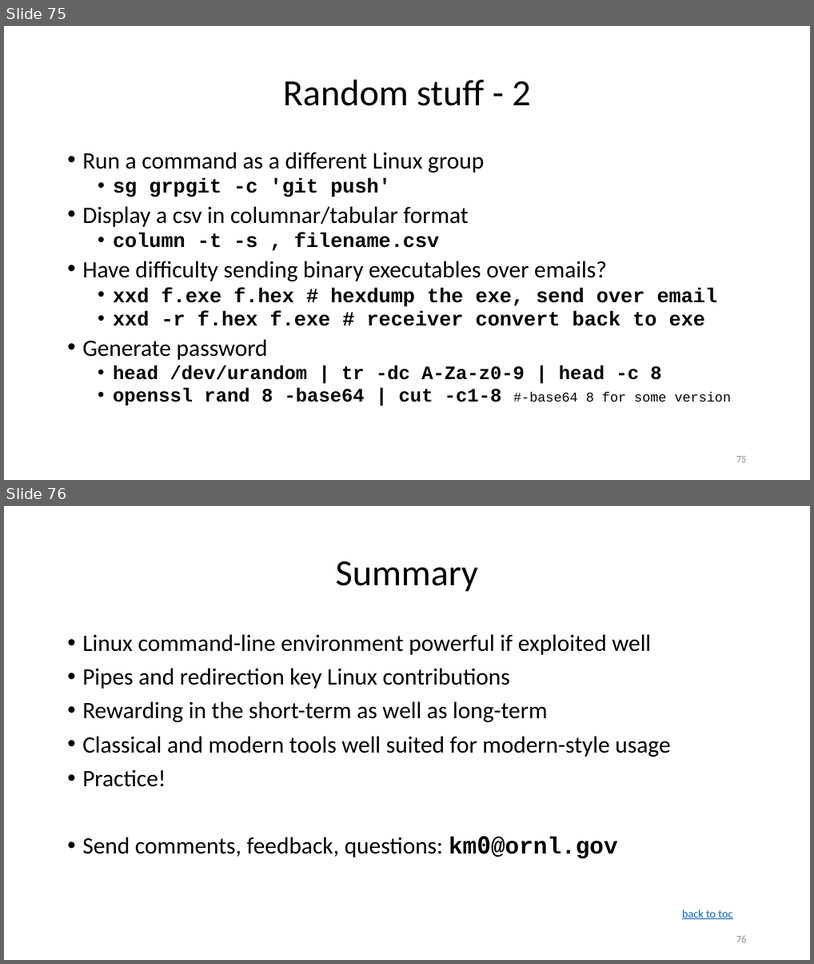
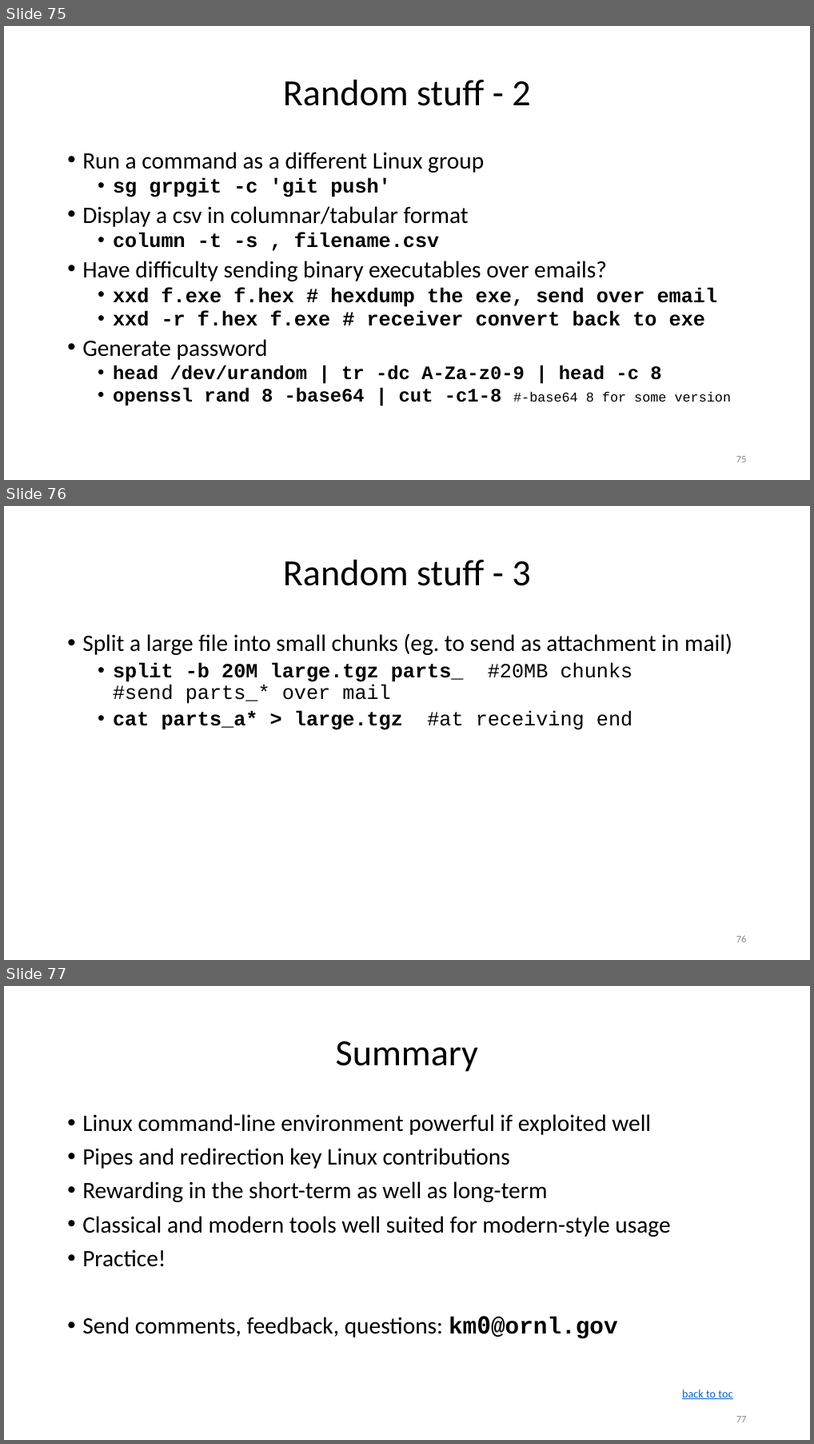
Before and after one commit to ketancmaheshwari/lisa19, a slide deck: lpt_LISA.pptx. Shown one above the other, each under a label of ours: slides 75 and 76 before the commit, slides 75, 76 and 77 after it. The pictures are 814x964 and 814x1444 pixels, drawn with LibreOffice and Linux fonts; fonts in the diff are those of the drawing. Boxes give left, top, right and bottom in pixels: in the first picture for what was removed or moved away, otherwise in the second. Text is boxed around its words. In the diff, an @@ line names an element or a change of style, - is before the commit and + after.

Commit message:
Adding the split command

```diff
--- a/lpt_LISA.pptx
+++ b/lpt_LISA.pptx
@@ slide 76 added at (x1=4, y1=506, x2=810, y2=960), background #FFFFFF @@
@@ title added at (x1=283, y1=560, x2=530, y2=586), 33 pt, text #000000 @@
+Random stuff - 3
@@ text added at (x1=82, y1=633, x2=733, y2=730), 18 pt, text #000000 @@
+• Split a large file into small chunks (eg. to send as attachment in mail)
+  • split -b 20M large.tgz parts_ #20MB chunks
+    #send parts_* over mail
+  • cat parts_a* > large.tgz #at receiving end
@@ page number added at (x1=737, y1=935, x2=747, y2=942), 9 pt, text #8C8C8C @@
+76
@@ what was slide 76 is now slide 77 @@
@@ page number at (x1=737, y1=1416, x2=747, y2=1422): text changed @@
-76
+77
```
Also in this commit, not shown: 1 other file.
